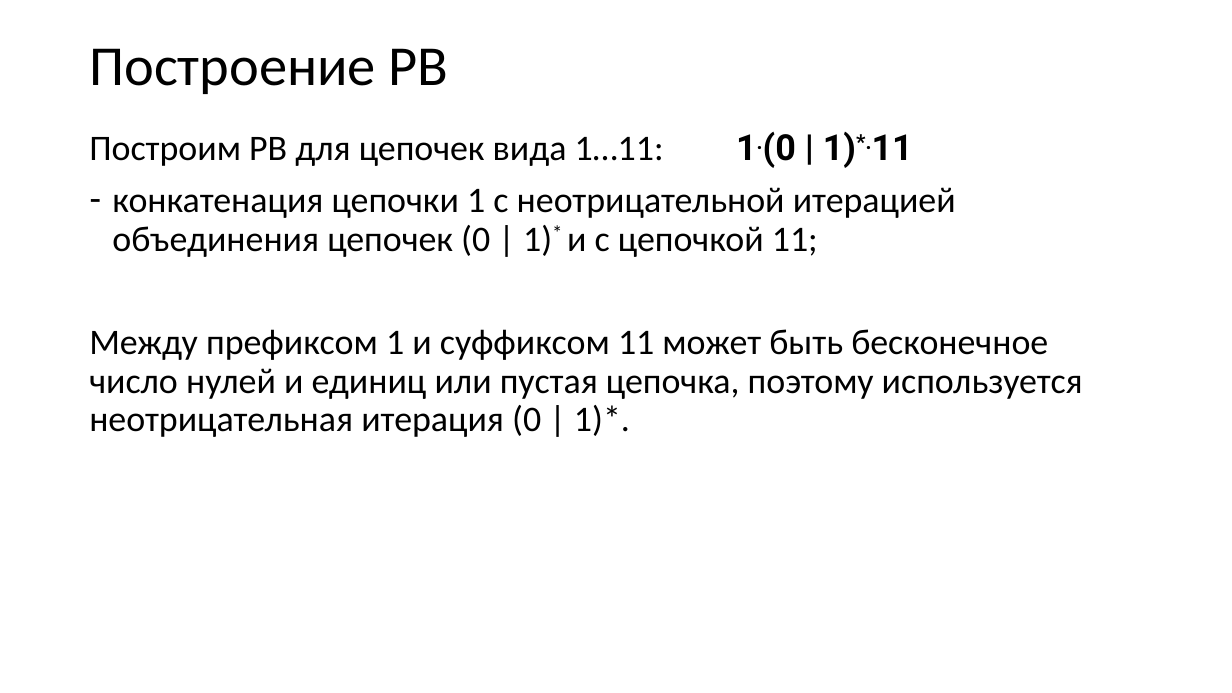
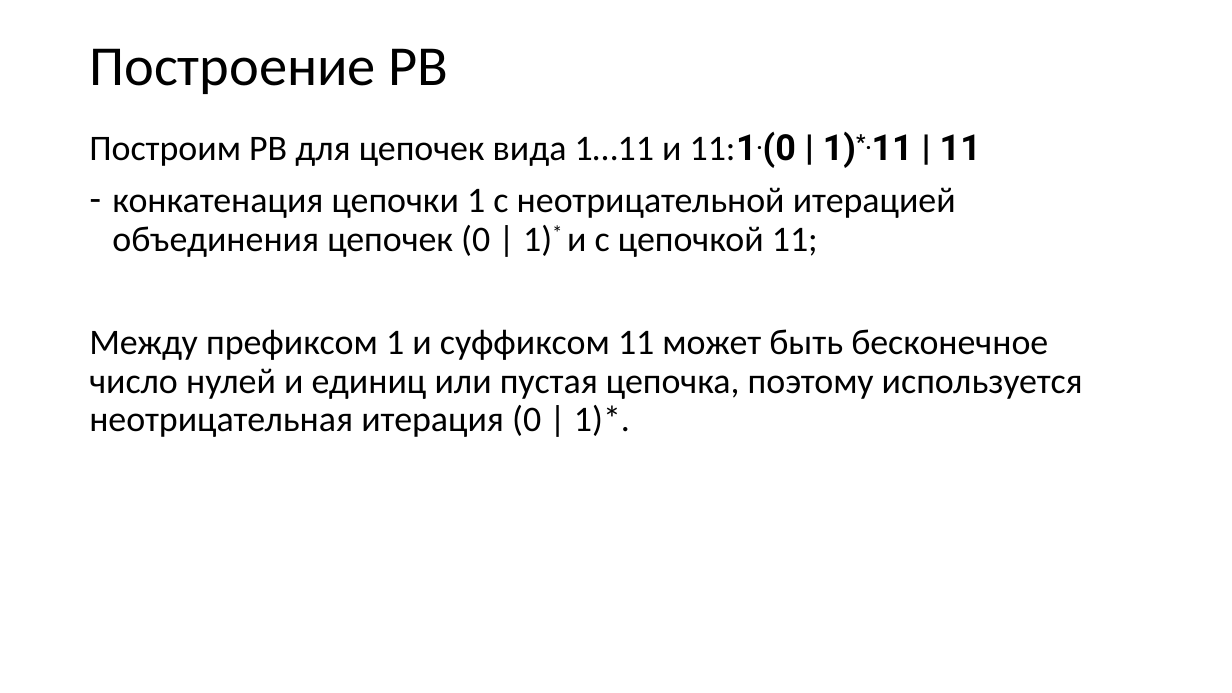
Before and after one commit to goddamnteam/korzun, a slide deck: slide 4 of task4.pptx. Drawn at 1232x693 pixels with LibreOffice and Linux fonts; fonts in the diff are those of the drawing. Boxes give left, top, right and bottom in pixels: in the first picture for what was removed or moved away, otherwise in the second. Text is boxed around its words. In the diff, an @@ line names an element or a change of style, - is before the commit and + after.

Commit message:
a little fix

```diff
--- a/task4.pptx
+++ b/task4.pptx
@@ text at (x1=89, y1=132, x2=981, y2=168): text changed @@
-Построим РВ для цепочек вида 1…11: 1.(0 | 1)*.11
+Построим РВ для цепочек вида 1…11 и 11: 1.(0 | 1)*.11 | 11
```
Also in this commit, not shown: 3 other slides changed.
